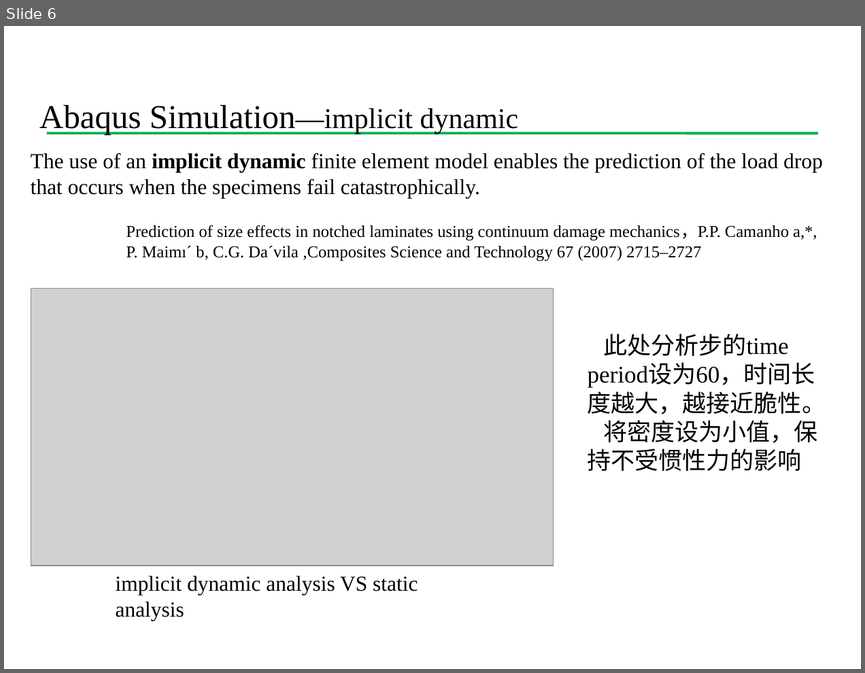
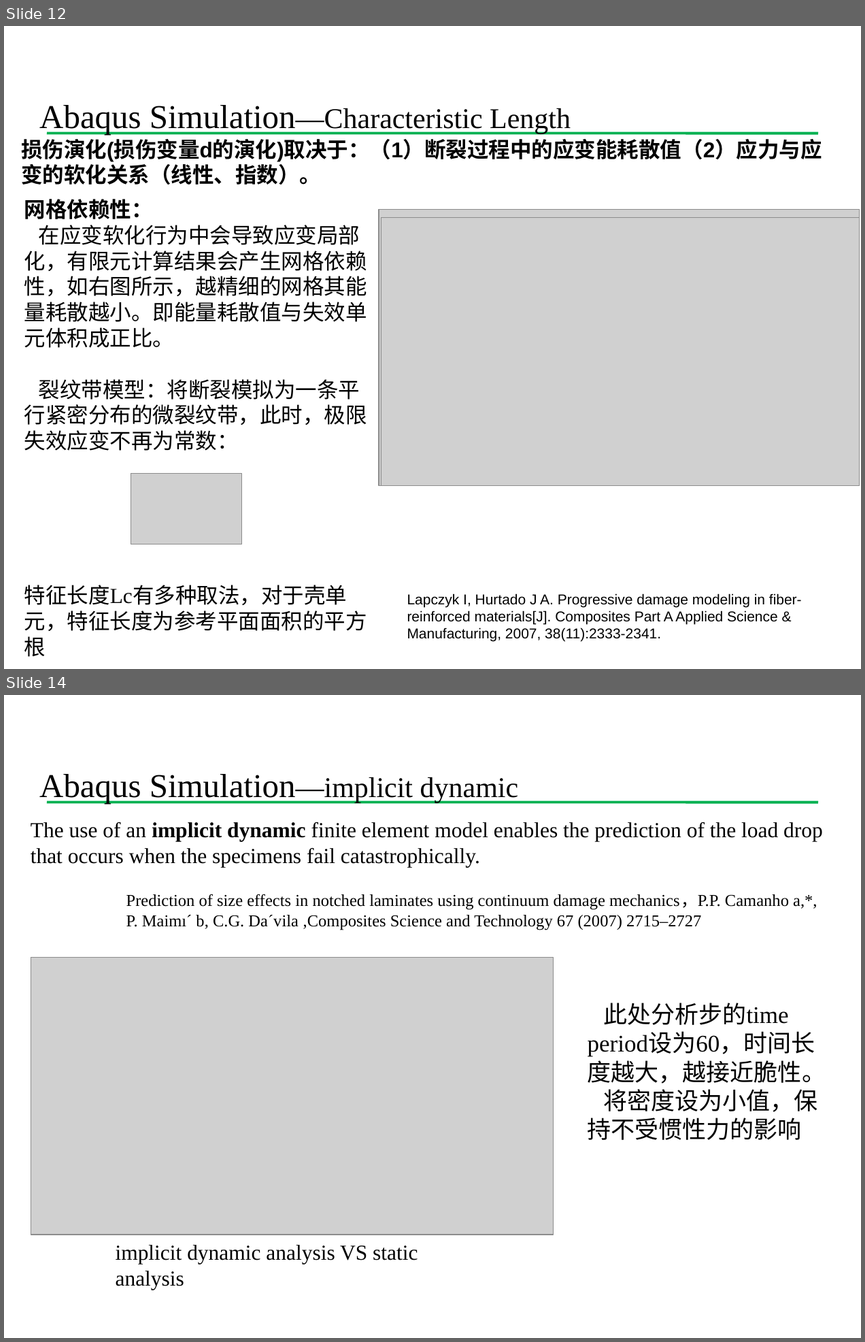
Before and after one commit to Chu2015/UMAThashinlinear4, a slide deck: 组会报告/组会20180110.pptx. Shown one above the other, each under a label of ours: slide 6 before the commit, slides 12 and 14 after it; the slides between them are not shown. The pictures are 865x673 and 865x1342 pixels, drawn with LibreOffice and Linux fonts; fonts in the diff are those of the drawing; grey boxes stand for pictures; background and template pictures are left out. Boxes give left, top, right and bottom in pixels: in the first picture for what was removed or moved away, otherwise in the second. Text is boxed around its words. In the diff, an @@ line names an element or a change of style, - is before the commit and + after.

```diff
--- a/组会报告/组会20180110.pptx
+++ b/组会报告/组会20180110.pptx
@@ slide 12 added at [4,26,861,669], background #FFFFFF; not listed: 1 template element that a slide beside it also shows @@
@@ text added at [39,105,570,135], 24 pt, text #000000 @@
+  Abaqus Simulation—Characteristic Length
@@ text added at [21,139,822,184], 18 pt, text #000000, bold @@
+损伤演化(损伤变量d的演化)取决于：（1）断裂过程中的应变能耗散值（2）应力与应变的软化关系（线性、指数）。
@@ text added at [24,199,367,656], 18 pt, text #000000 @@
+网格依赖性：
+在应变软化行为中会导致应变局部化，有限元计算结果会产生网格依赖性，如右图所示，越精细的网格其能量耗散越小。即能量耗散值与失效单元体积成正比。
+裂纹带模型：将断裂模拟为一条平行紧密分布的微裂纹带，此时，极限失效应变不再为常数：
+特征长度Lc有多种取法，对于壳单元，特征长度为参考平面面积的平方根
@@ picture added at [379,210,859,486] @@
@@ picture added at [381,218,859,486] @@
@@ picture added at [130,473,241,544] @@
@@ text added at [407,593,802,641], 12 pt, text #000000 @@
+Lapczyk I, Hurtado J A. Progressive damage modeling in fiber-reinforced materials[J]. Composites Part A Applied Science & Manufacturing, 2007, 38(11):2333-2341.
@@ what was slide 6 is now slide 14 @@
```
Also in this commit, not shown: 5 slides changed, 8 other slides added, 2 other files.
